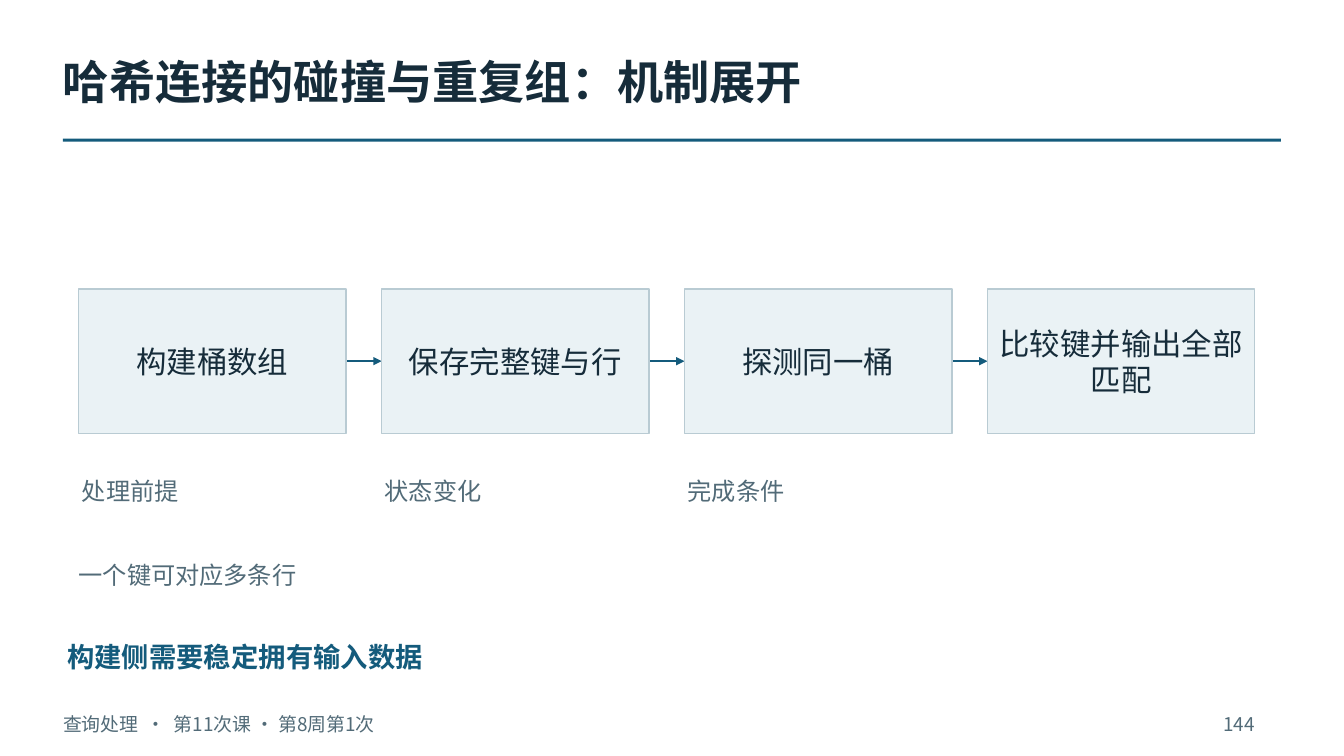
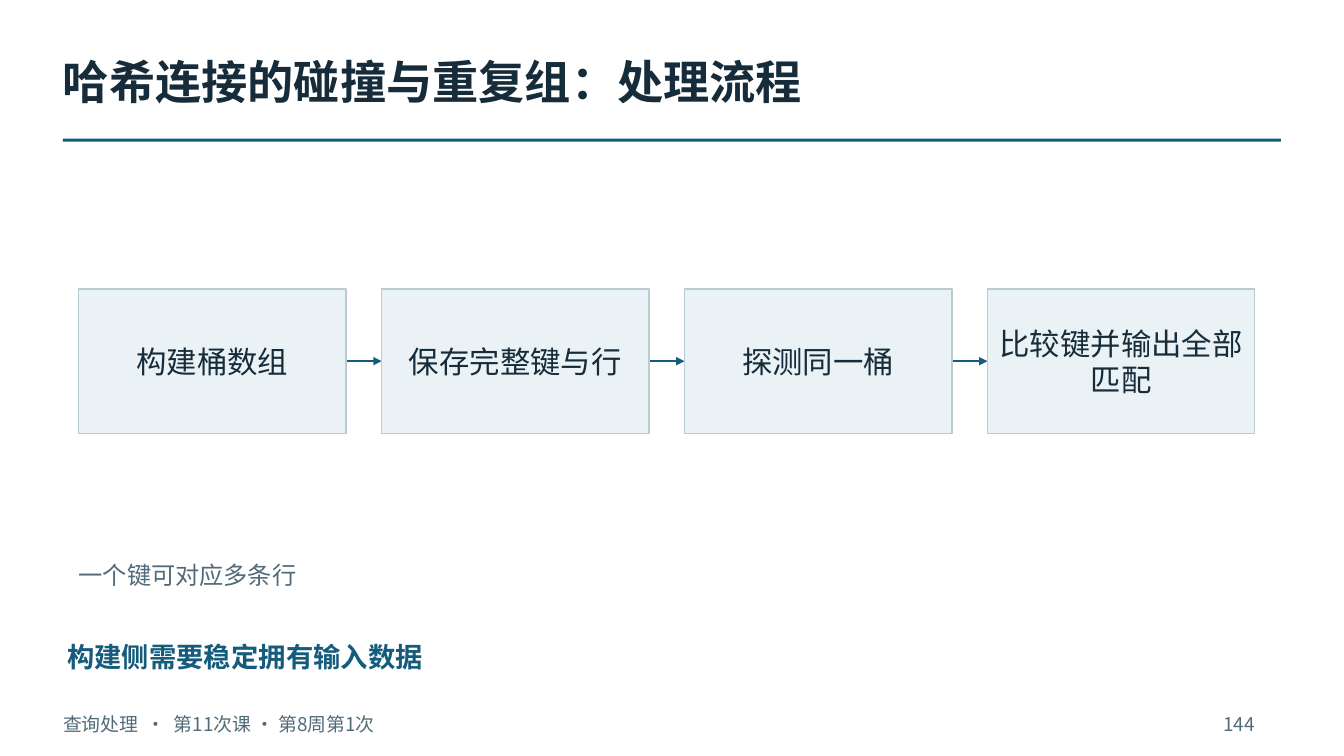
Before and after one commit to intellistream/database-kernel-course-student, a slide deck: slide 144 of 01_课件（第6版）/03_查询处理.pptx. Drawn at 1344x756 pixels with LibreOffice and Linux fonts; fonts in the diff are those of the drawing. Boxes give left, top, right and bottom in pixels: in the first picture for what was removed or moved away, otherwise in the second. Text is boxed around its words. In the diff, an @@ line names an element or a change of style, - is before the commit and + after.

```diff
--- a/01_课件（第6版）/03_查询处理.pptx
+++ b/01_课件（第6版）/03_查询处理.pptx
@@ text at (x1=63, y1=59, x2=802, y2=104): text changed @@
-哈希连接的碰撞与重复组：机制展开
+哈希连接的碰撞与重复组：处理流程
@@ text removed at (x1=82, y1=479, x2=179, y2=502) @@
-处理前提
@@ text removed at (x1=385, y1=479, x2=482, y2=502) @@
-状态变化
@@ text removed at (x1=688, y1=479, x2=785, y2=502) @@
-完成条件
```
Also in this commit, not shown: 149 other slides changed, 6 other files.
